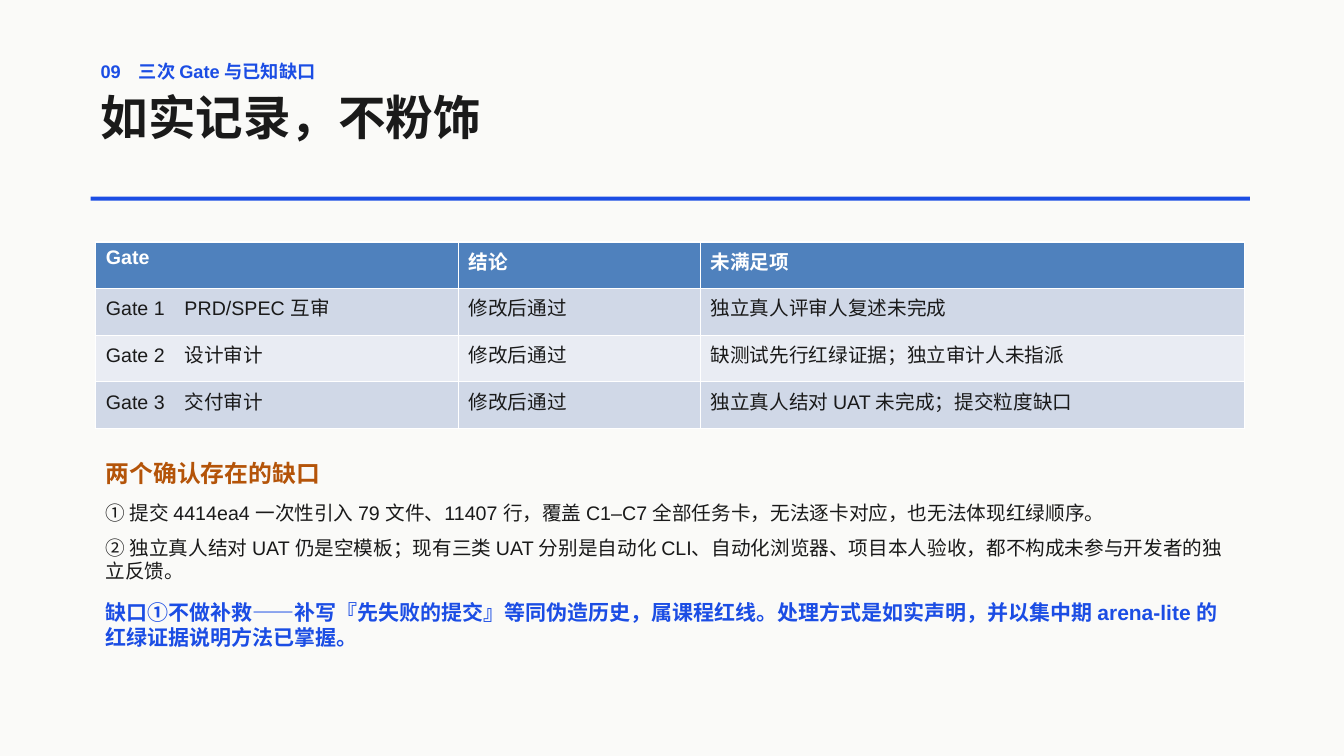
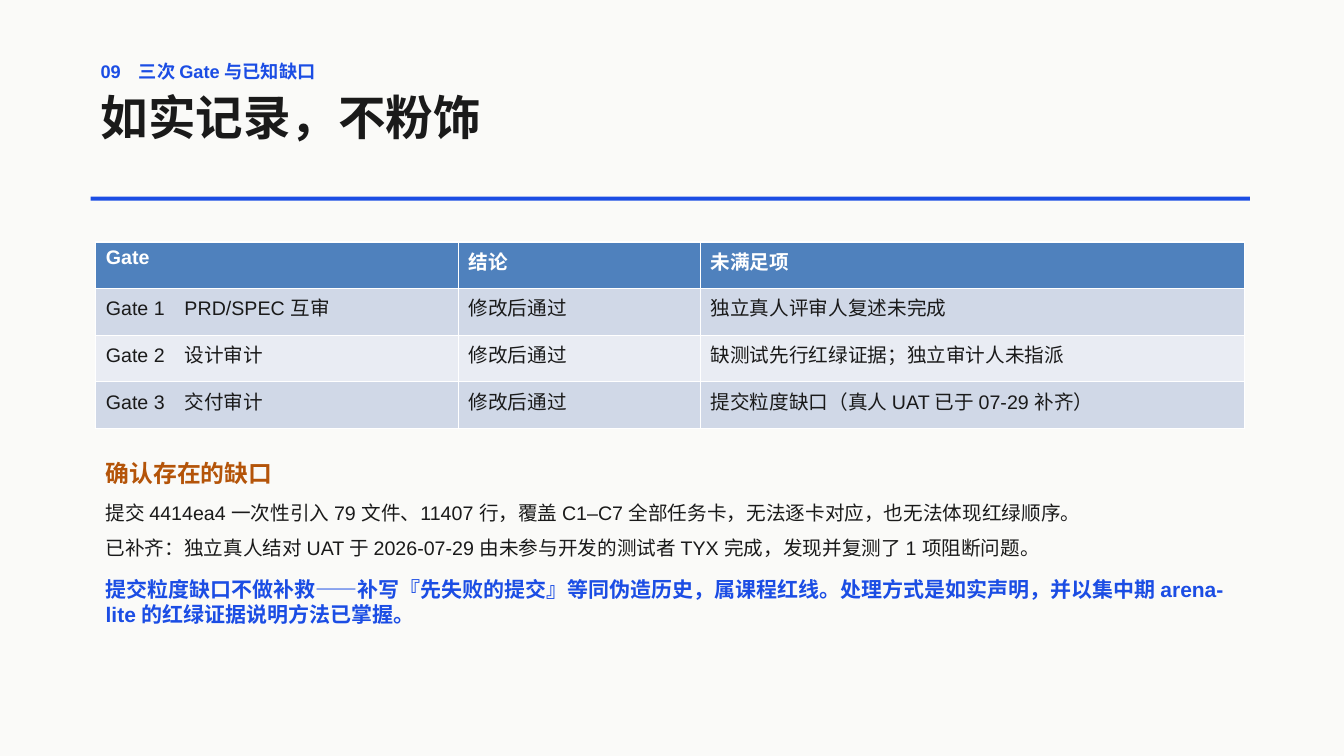
Before and after one commit to xuzihan0823/msd-2510631109-arena-lite, a slide deck: slide 10 of projects/launchspec-ai/submissions/2510631109-launchspec-ai-defense.pptx. Drawn at 1344x756 pixels with LibreOffice and Linux fonts; fonts in the diff are those of the drawing. Boxes give left, top, right and bottom in pixels: in the first picture for what was removed or moved away, otherwise in the second. Text is boxed around its words. In the diff, an @@ line names an element or a change of style, - is before the commit and + after.

Commit message:
[2510631109] record independent human pair UAT (TYX, 2026-07-29)
新增 process/uat/launchspec-ai-human-pair-uat-2026-07-29.md：
- 测试者 TYX（未参与开发），Edge，demo provider
- U-03 生成蓝图首次不可用、内容不显示，处理后复测通过
- 其余 6 项一次通过；U-04~U-07 在 U-03 修复后重新执行
- 测试者未表述的两项反馈如实留空，未代写

如实说明：本次处理未产生业务代码提交（6b2fe9c 与 5a3b56d
之间无提交，工作区干净），记录中不引用修复提交号。

同步更新 Gate 3（F-1 转为已完成）、PROCESS、evidence 索引、
draft-uat、第 2 次周志、最终报告与 12 页答辩 PPT。
7-23 本人 UAT 记录保持原文，仅追加后续补记。

```diff
--- a/projects/launchspec-ai/submissions/2510631109-launchspec-ai-defense.pptx
+++ b/projects/launchspec-ai/submissions/2510631109-launchspec-ai-defense.pptx
@@ table at [96,242,1245,429] @@
-row 4, column 3: 独立真人结对 UAT 未完成；提交粒度缺口
+row 4, column 3: 提交粒度缺口（真人 UAT 已于 07-29 补齐）
@@ text at [106,461,1223,624]: text changed @@
-两个确认存在的缺口
-① 提交 4414ea4 一次性引入 79 文件、11407 行，覆盖 C1–C7 全部任务卡，无法逐卡对应，也无法体现红绿顺序。
-② 独立真人结对 UAT 仍是空模板；现有三类 UAT 分别是自动化 CLI、自动化浏览器、项目本人验收，都不构成未参与开发者的独立反馈。
-缺口①不做补救——补写『先失败的提交』等同伪造历史，属课程红线。处理方式是如实声明，并以集中期 arena-lite 的红绿证据说明方法已掌握。
+确认存在的缺口
+提交 4414ea4 一次性引入 79 文件、11407 行，覆盖 C1–C7 全部任务卡，无法逐卡对应，也无法体现红绿顺序。
+已补齐：独立真人结对 UAT 于 2026-07-29 由未参与开发的测试者 TYX 完成，发现并复测了 1 项阻断问题。
+提交粒度缺口不做补救——补写『先失败的提交』等同伪造历史，属课程红线。处理方式是如实声明，并以集中期 arena-lite 的红绿证据说明方法已掌握。
```
Also in this commit, not shown: 3 other slides changed, 11 other files.
